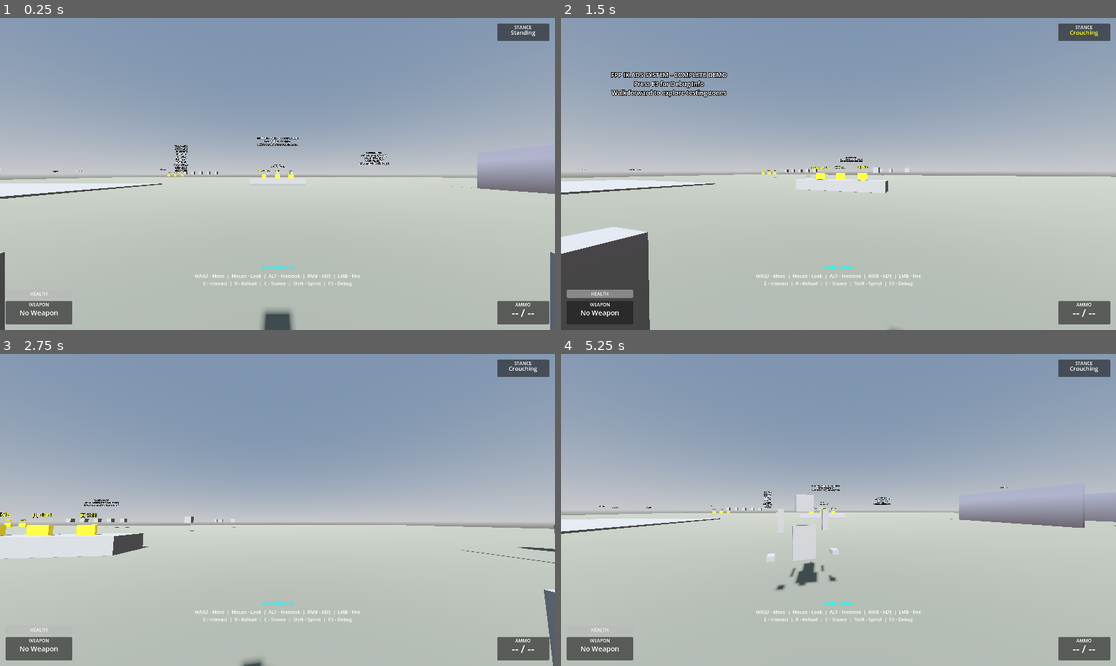
Above: before the commit, frames 1-4 (two rows, left to right).
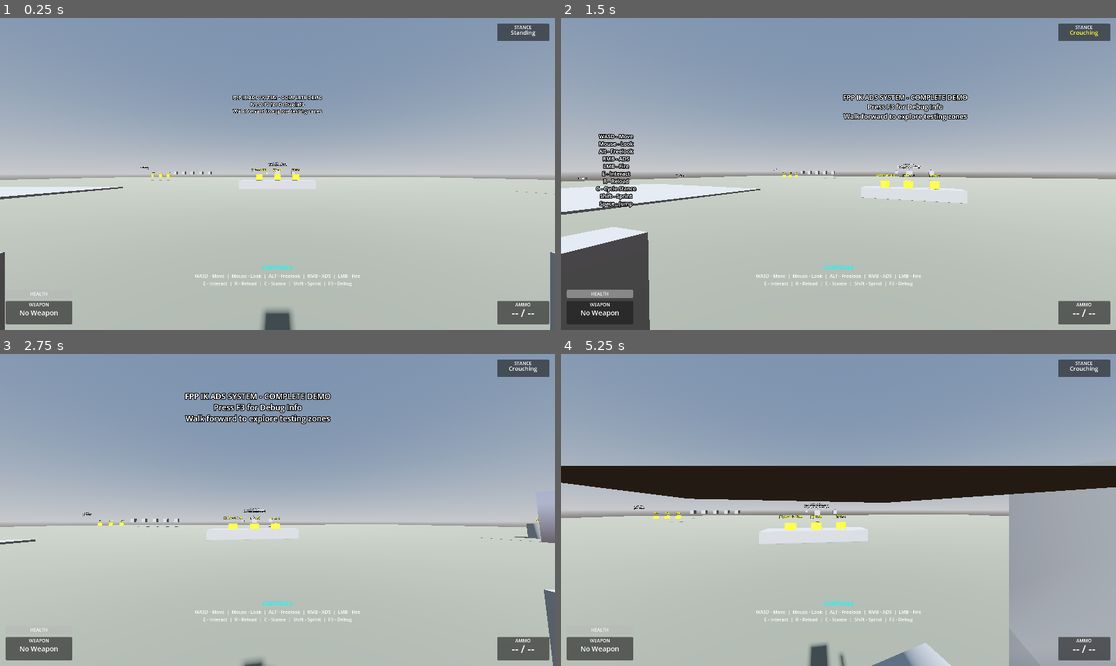
Above: after the commit, the same moments.

Repository: lmf-git/fpp-ik-ads
Game: Godot game, scene res://scenes/enhanced_demo.tscn
Same seed, same stepped clock (60 frames per second), same inputs: the game is played once before the commit and once after it.
Inputs (mouse positions are in pixels of both pictures, inside the frame that each line leads up to):
- Up to frame 1 (0.25 s): no input
- Up to frame 2 (1.5 s): tap Enter (ui_accept) at 0.5 s; move the mouse to (866, 174) at 0.52 s; hold Right mouse button (aim_down_sights) 0.53-1.28 s; hold W (move_forward) from 0.53 s (still down); tap Space (jump) at 0.77 s; move the mouse to (810, 174) at 1.27 s; tap C (crouch) at 1.35 s
- Up to frame 3 (2.75 s): keep holding W (move_forward); tap Space (jump) at 1.52 s; move the mouse to (288, 503) at 2.02 s; press the mouse at (288, 503) at 2.03 s
- Up to frame 4 (5.25 s): keep holding W (move_forward); move the mouse to (832, 516) at 2.77 s; release the mouse at (832, 516) at 2.78 s; tap Alt (freelook) at 2.85 s; tap Space (jump) at 3.02, 3.77, 4.52 s; move the mouse to (877, 513) at 3.52 s; tap E (interact) at 3.6 s; move the mouse to (794, 506) at 4.27 s; tap Shift (sprint) at 4.35 s; move the mouse to (844, 510) at 5.02 s; tap G at 5.1 s

The runs differ from the first frame. In frame 1, 2.6% of the frame differs, in the area x 0-100%, y 24-59%; in frame 2, 6.4%; in frame 3, 4.7%; in frame 4, 20%, in the area x 0-100%, y 35-100%.

Commit message:
Fix character sliding by adding friction and disabling ragdoll bone collision
The character was sliding because:
1. CharacterBody3D capsule had no PhysicsMaterial (frictionless)
2. PhysicalBone3D nodes had collision enabled even when ragdoll inactive

Changes:
- Added PhysicsMaterial to CharacterBody3D (friction=1.0, rough=true, bounce=0.0)
- Set all PhysicalBone3D nodes to collision_layer=0, collision_mask=0 by default
- Updated ragdoll_controller.gd to enable collision only during ragdoll mode
- This prevents ragdoll bones from interfering with character movement

Character should now stick to the floor with no sliding.

Diff:
--- a/scenes/skeleton_player.tscn
+++ b/scenes/skeleton_player.tscn
@@ -1,7 +1,12 @@
-[gd_scene load_steps=17 format=3 uid="uid://cpk8m3yx2nvts"]
+[gd_scene load_steps=18 format=3 uid="uid://cpk8m3yx2nvts"]
 
 [ext_resource type="Script" path="res://scripts/skeleton_fpp_controller.gd" id="1"]
 [ext_resource type="Script" path="res://scripts/ragdoll_controller.gd" id="2"]
+
+[sub_resource type="PhysicsMaterial" id="PhysicsMaterial_character"]
+friction = 1.0
+rough = true
+bounce = 0.0
 
 [sub_resource type="CapsuleShape3D" id="CapsuleShape3D_1"]
 radius = 0.3
@@ -38,6 +43,7 @@
 size = Vector3(0.12, 0.08, 0.2)
 
 [node name="SkeletonPlayer" type="CharacterBody3D" node_paths=PackedStringArray("skeleton", "right_hand_ik", "left_hand_ik", "camera", "interaction_ray", "ragdoll")]
+physics_material_override = SubResource("PhysicsMaterial_character")
 script = ExtResource("1")
 floor_stop_on_slope = true
 floor_max_angle = 0.785398
@@ -146,6 +152,8 @@
 magnet = Vector3(0, -0.2, -0.5)
 
 [node name="PhysicalBoneSpine" type="PhysicalBone3D" parent="Skeleton3D"]
+collision_layer = 0
+collision_mask = 0
 bone_name = "Spine"
 mass = 25.0
 friction = 0.8
@@ -156,6 +164,8 @@
 shape = SubResource("PhysicsShape_spine")
 
 [node name="PhysicalBoneHead" type="PhysicalBone3D" parent="Skeleton3D"]
+collision_layer = 0
+collision_mask = 0
 bone_name = "Head"
 mass = 4.5
 friction = 0.8
@@ -166,6 +176,8 @@
 shape = SubResource("PhysicsShape_head")
 
 [node name="PhysicalBoneRightShoulder" type="PhysicalBone3D" parent="Skeleton3D"]
+collision_layer = 0
+collision_mask = 0
 bone_name = "RightShoulder"
 mass = 2.0
 friction = 0.8
@@ -176,6 +188,8 @@
 shape = SubResource("PhysicsShape_upper_arm")
 
 [node name="PhysicalBoneRightElbow" type="PhysicalBone3D" parent="Skeleton3D"]
+collision_layer = 0
+collision_mask = 0
 bone_name = "RightElbow"
 mass = 1.5
 friction = 0.8
@@ -186,6 +200,8 @@
 shape = SubResource("PhysicsShape_forearm")
 
 [node name="PhysicalBoneRightHand" type="PhysicalBone3D" parent="Skeleton3D"]
+collision_layer = 0
+collision_mask = 0
 bone_name = "RightHand"
 mass = 0.4
 friction = 0.8
@@ -196,6 +212,8 @@
 shape = SubResource("PhysicsShape_hand")
 
 [node name="PhysicalBoneLeftShoulder" type="PhysicalBone3D" parent="Skeleton3D"]
+collision_layer = 0
+collision_mask = 0
 bone_name = "LeftShoulder"
 mass = 2.0
 friction = 0.8
@@ -206,6 +224,8 @@
 shape = SubResource("PhysicsShape_upper_arm")
 
 [node name="PhysicalBoneLeftElbow" type="PhysicalBone3D" parent="Skeleton3D"]
+collision_layer = 0
+collision_mask = 0
 bone_name = "LeftElbow"
 mass = 1.5
 friction = 0.8
@@ -216,6 +236,8 @@
 shape = SubResource("PhysicsShape_forearm")
 
 [node name="PhysicalBoneLeftHand" type="PhysicalBone3D" parent="Skeleton3D"]
+collision_layer = 0
+collision_mask = 0
 bone_name = "LeftHand"
 mass = 0.4
 friction = 0.8
--- a/scripts/ragdoll_controller.gd
+++ b/scripts/ragdoll_controller.gd
@@ -77,6 +77,11 @@
 	if skeleton:
 		skeleton.physical_bones_start_simulation()
 
+	# Enable collision on all physical bones
+	for bone in physical_bones:
+		bone.collision_layer = 1
+		bone.collision_mask = 1
+
 	# Apply impulse if specified (e.g., from damage direction)
 	if impulse.length() > 0:
 		for bone in physical_bones:
@@ -106,6 +111,11 @@
 	if skeleton:
 		skeleton.physical_bones_stop_simulation()
 
+	# Disable collision on all physical bones
+	for bone in physical_bones:
+		bone.collision_layer = 0
+		bone.collision_mask = 0
+
 func apply_force_to_bone(bone_name: String, force: Vector3):
 	"""Apply force to a specific bone (e.g., hit reaction)"""
 	for bone in physical_bones:
